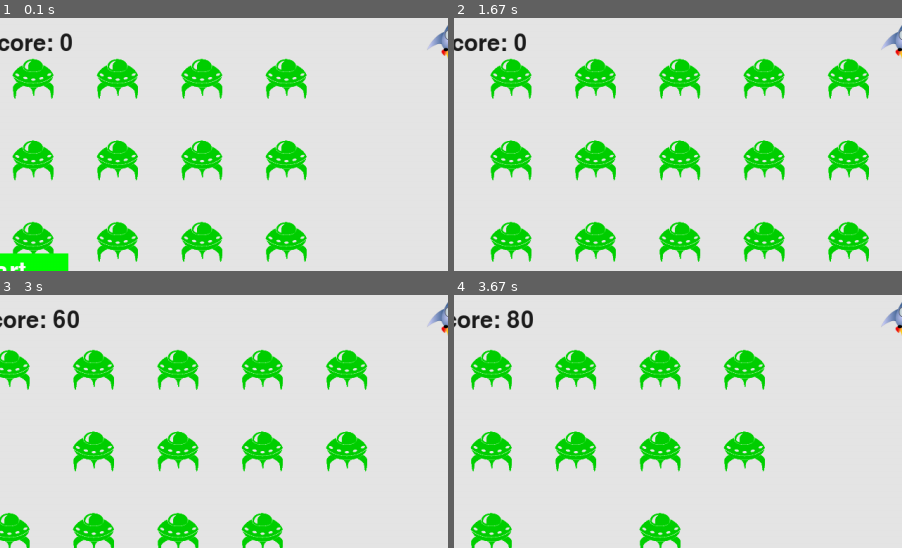
Above: before the commit, frames 1-4 (two rows, left to right).
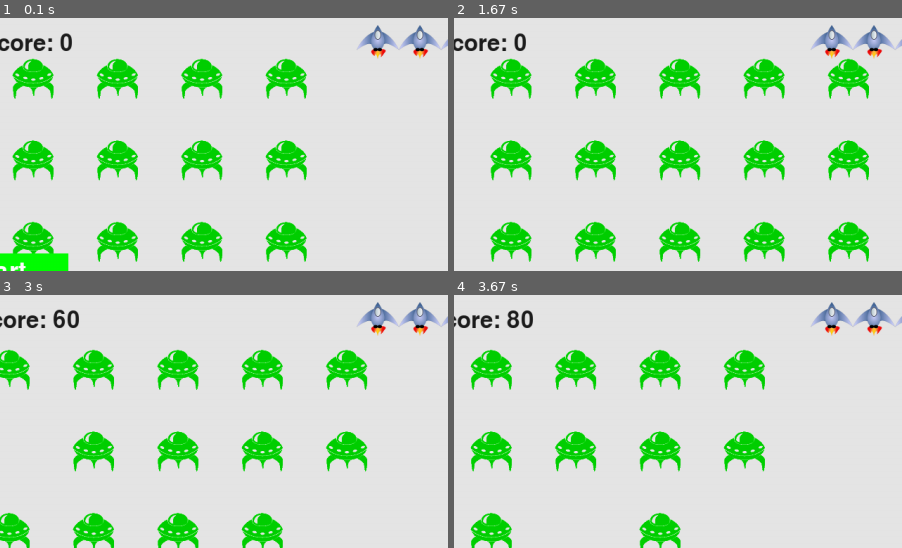
Above: after the commit, the same moments.

Repository: leelethal816/PyGameProject
Game: pygame game, started from alien_invasion.py
Same seed, same stepped clock (60 frames per second), same inputs: the game is played once before the commit and once after it.
Inputs:
- Up to frame 1 (0.1 s): no input
- Up to frame 2 (1.67 s): click "Start" at 0.38 s; tap Space at 0.67, 1.07, 1.37, 1.57 s; hold Right 1-1.47 s; hold Right from 1.5 s (still down)
- Up to frame 3 (3 s): tap Space at 1.87, 2.07, 2.37, 2.63, 2.93 s; release Right at 1.97 s; hold Left 2-2.53 s; hold Left 2.57-2.97 s
- Up to frame 4 (3.67 s): hold Right 3-3.63 s; tap Space at 3.07, 3.37 s
The pictures show only the part of the screen within x 50-100%, y 0-50%; the shares and areas given below are measured in that part.

The runs differ from the first frame. In frame 1, 1.1% of the frame differs, in the area x 79-100%, y 2-17%; in frame 2, 1.1%; in frame 3, 1.1%; in frame 4, 1.1%.

Commit message:
Changed 3 ships positions in Scoreboard

Diff:
--- a/scoreboard.py
+++ b/scoreboard.py
@@ -64,7 +64,7 @@
         self.ships = Group()
         for ship_number in range(self.stats.ships_left):
             ship = Ship(self.ai_game)
-            ship.rect.x = 1250 + ship_number * ship.rect.width
+            ship.rect.x = 1150 + ship_number * ship.rect.width
             ship.rect.y = 10
             self.ships.add(ship)
 
